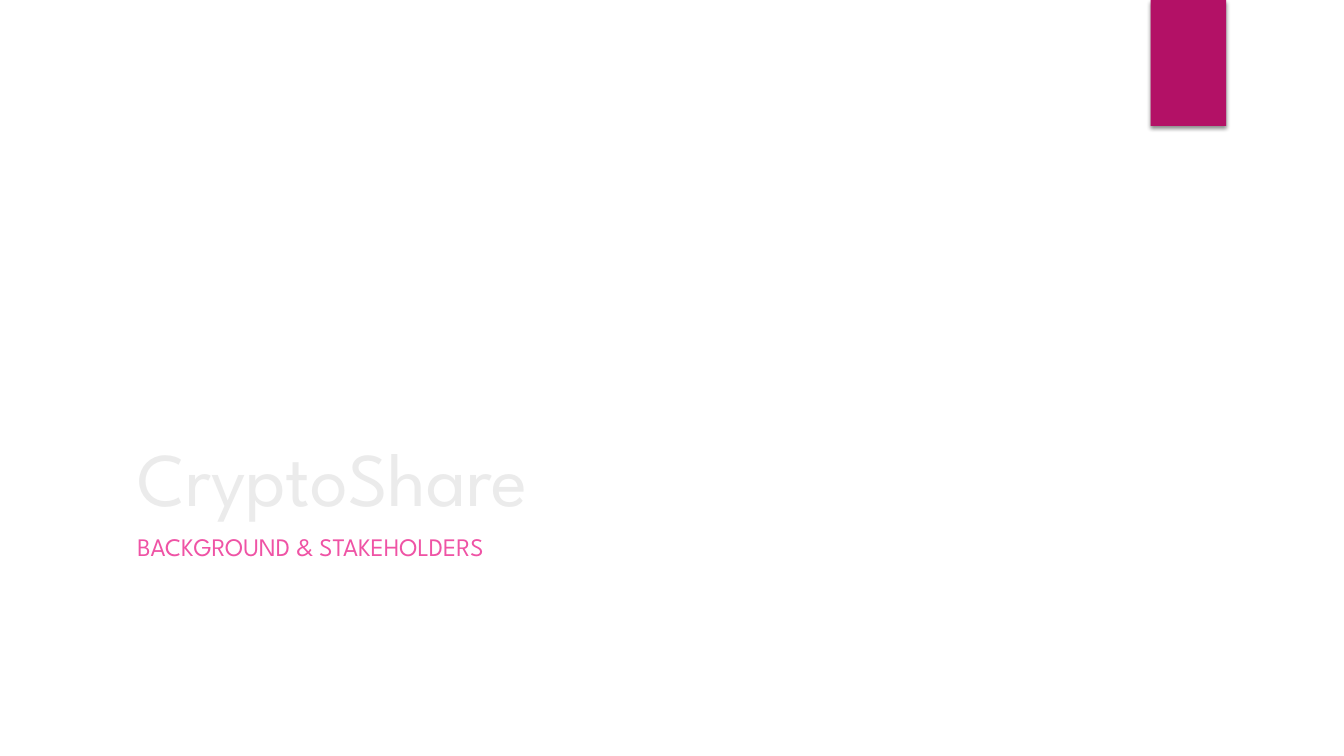
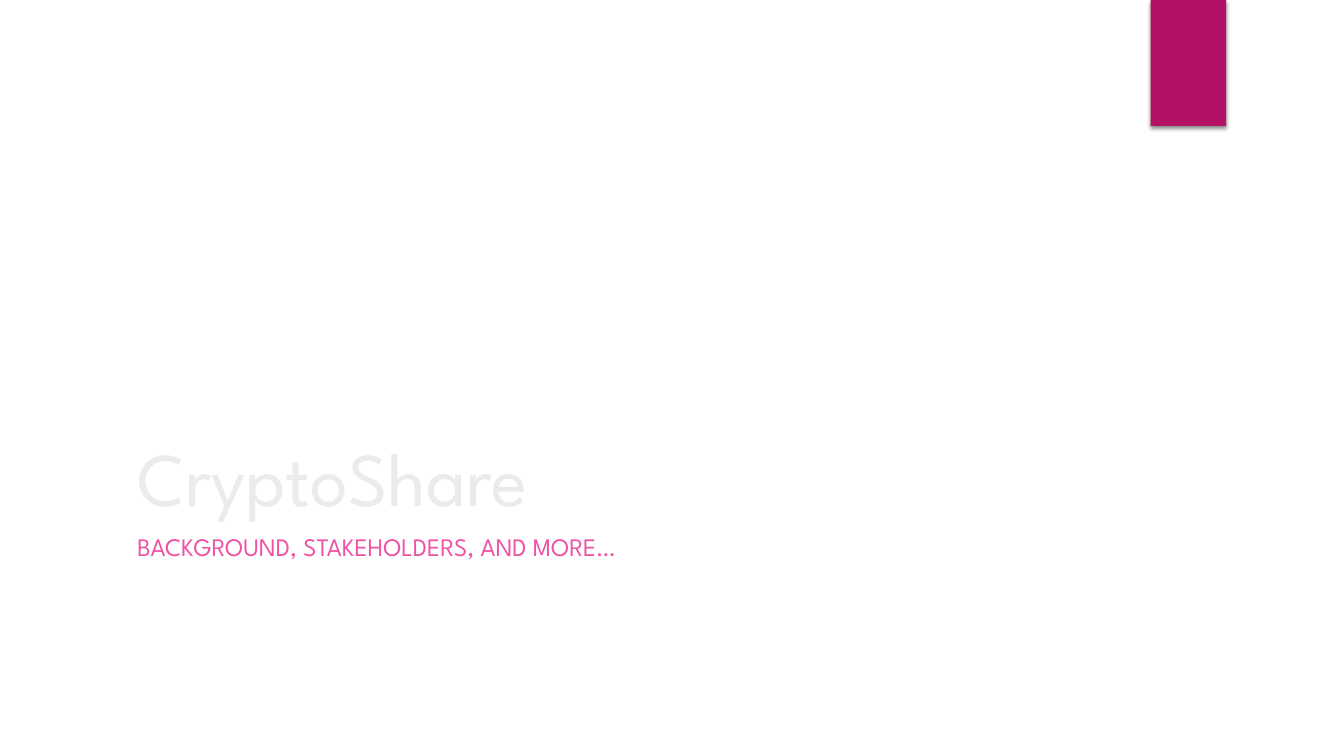
Before and after one commit to Xtrendence/CryptoShare, a slide deck: slide 1 of docs/Meetings/2/2.pptx. Drawn at 1344x756 pixels with LibreOffice and Linux fonts; fonts in the diff are those of the drawing; background and template pictures are left out. Boxes give left, top, right and bottom in pixels: in the first picture for what was removed or moved away, otherwise in the second. Text is boxed around its words. In the diff, an @@ line names an element or a change of style, - is before the commit and + after.

```diff
--- a/docs/Meetings/2/2.pptx
+++ b/docs/Meetings/2/2.pptx
@@ subtitle at (137,539,616,559): text changed @@
-BACKGROUND & STAKEHOLDERS
+BACKGROUND, STAKEHOLDERS, AND MORE…
```
Also in this commit, not shown: 5 slides added, 1 other file.
